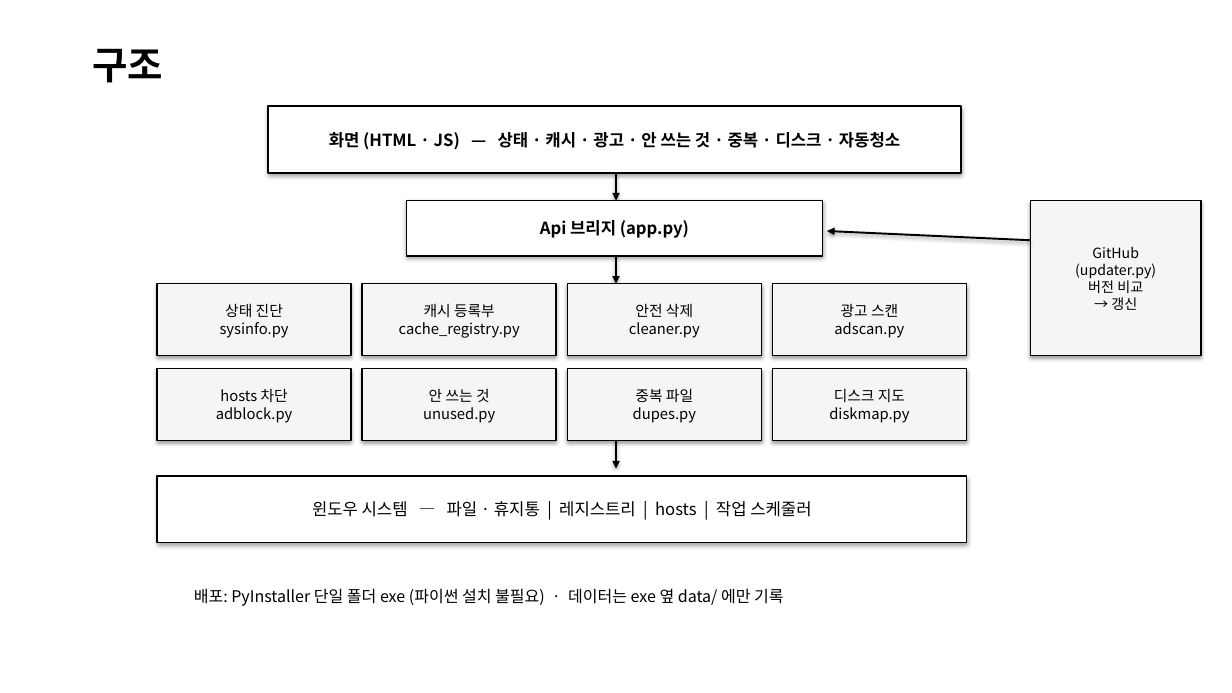
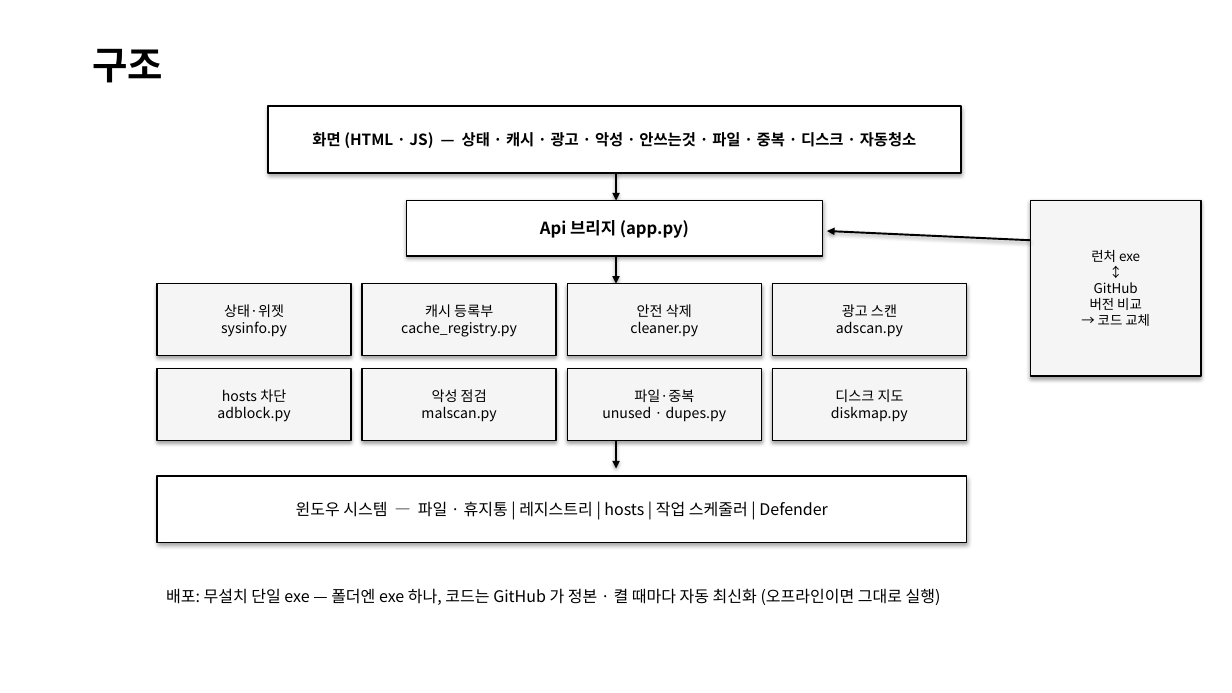
Before and after one commit to chainedcreeper/malkkeumi, a slide deck: slide 4 of 말끔이_발표.pptx (slide 3 before the commit). Drawn at 1232x693 pixels with LibreOffice and Linux fonts; fonts in the diff are those of the drawing. Boxes give left, top, right and bottom in pixels: in the first picture for what was removed or moved away, otherwise in the second. Text is boxed around its words. In the diff, an @@ line names an element or a change of style, - is before the commit and + after.

```diff
--- a/말끔이_발표.pptx
+++ b/말끔이_발표.pptx
@@ text in rectangle at bbox=[312, 132, 917, 148]: text changed; size 13 to 12 pt @@
-화면 (HTML · JS) — 상태 · 캐시 · 광고 · 안 쓰는 것 · 중복 · 디스크 · 자동청소
+화면 (HTML · JS) — 상태 · 캐시 · 광고 · 악성 · 안쓰는것 · 파일 · 중복 · 디스크 · 자동청소
@@ rectangle "런처 exe": place and size @@
-rectangle "런처 exe" at bbox=[1031, 201, 1202, 356]
+rectangle "런처 exe" at bbox=[1031, 201, 1202, 376]
@@ text in rectangle at bbox=[1075, 263, 1156, 279]: paragraph removed @@
-(updater.py)
@@ text in rectangle at bbox=[1091, 250, 1140, 262]: paragraphs added @@
+런처 exe
+↕
@@ text in rectangle at bbox=[1090, 282, 1142, 310]: size 11 to 10.5 pt in "GitHub", "버전 비교" @@
@@ text in rectangle at bbox=[221, 321, 287, 337]: size 11.5 to 11 pt in "sysinfo.py" @@
@@ text in rectangle at bbox=[224, 304, 284, 317]: text changed; size 11.5 to 11 pt @@
-상태 진단
+상태·위젯
@@ text in rectangle at bbox=[1098, 314, 1150, 326]: text changed; size 11 to 10.5 pt @@
-→ 갱신
+→ 코드 교체
@@ text in rectangle at bbox=[421, 389, 496, 422]: text changed; size 11.5 to 11 pt @@
-안 쓰는 것
-unused.py
+악성 점검
+malscan.py
@@ text in rectangle at bbox=[602, 389, 727, 422]: text changed; size 11.5 to 11 pt @@
-중복 파일
-dupes.py
+파일·중복
+unused · dupes.py
@@ size 11.5 to 11 pt in 5 elements at bbox=[362, 284, 556, 356], bbox=[567, 284, 762, 356], bbox=[773, 284, 967, 356], bbox=[157, 369, 351, 441], bbox=[773, 369, 967, 441] @@
@@ text in rectangle at bbox=[296, 501, 828, 517]: text changed; size 13 to 12.5 pt @@
-윈도우 시스템 — 파일 · 휴지통 | 레지스트리 | hosts | 작업 스케줄러
+윈도우 시스템 — 파일 · 휴지통 | 레지스트리 | hosts | 작업 스케줄러 | Defender
@@ text at bbox=[166, 588, 941, 605]: text changed @@
-배포: PyInstaller 단일 폴더 exe (파이썬 설치 불필요) · 데이터는 exe 옆 data/ 에만 기록
+배포: 무설치 단일 exe — 폴더엔 exe 하나, 코드는 GitHub 가 정본 · 켤 때마다 자동 최신화 (오프라인이면 그대로 실행)
```
Also in this commit, not shown: 2 other slides changed, 1 slide added, 1 other file.
